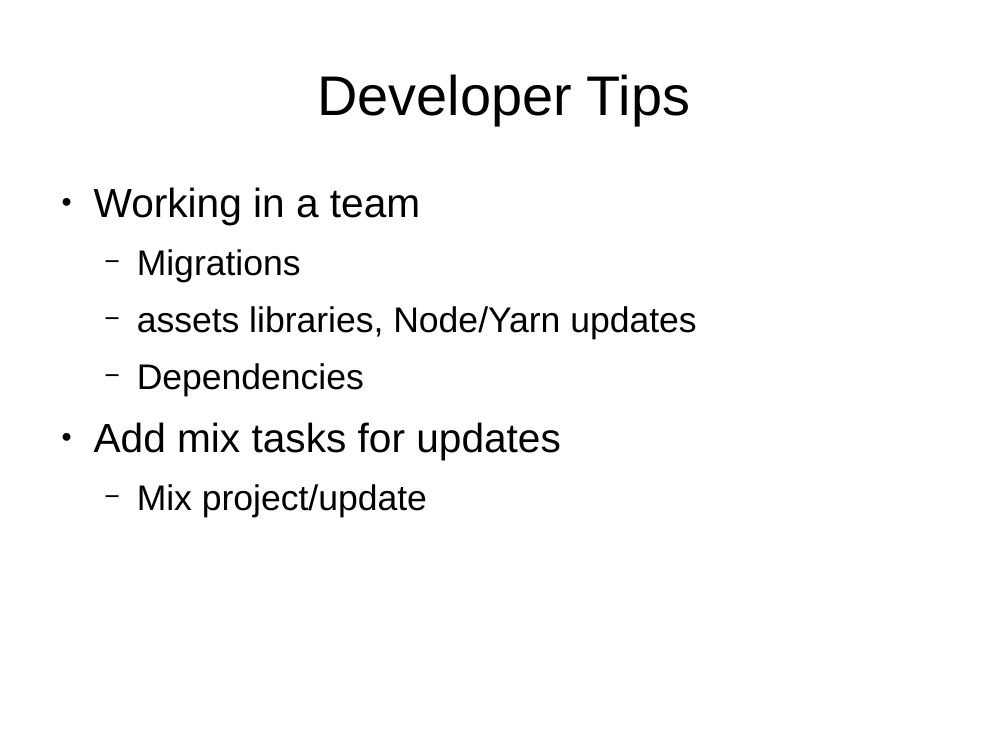
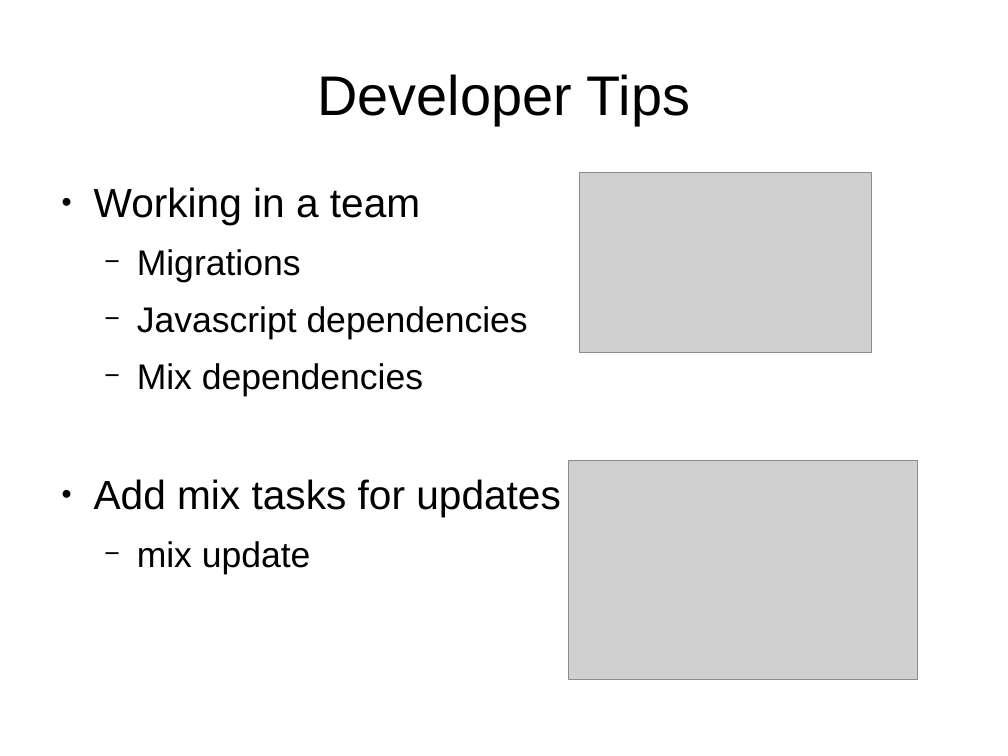
Before and after one commit to ramortegui/talks, a slide deck: slide 29 of odps/working_with_phoenix.odp (slide 24 before the commit). Drawn at 1008x756 pixels with LibreOffice and Linux fonts; fonts in the diff are those of the drawing; grey boxes stand for pictures. Boxes give left, top, right and bottom in pixels: in the first picture for what was removed or moved away, otherwise in the second. Text is boxed around its words. In the diff, an @@ line names an element or a change of style, - is before the commit and + after.

```diff
--- a/odps/working_with_phoenix.odp
+++ b/odps/working_with_phoenix.odp
@@ picture added at (x1=580, y1=173, x2=872, y2=353) @@
@@ text at (x1=137, y1=306, x2=528, y2=397): text changed @@
-  − assets libraries, Node/Yarn updates
-  − Dependencies
+  − Javascript dependencies
+  − Mix dependencies
@@ picture added at (x1=569, y1=461, x2=918, y2=680) @@
@@ text at (x1=137, y1=541, x2=311, y2=574): text changed @@
-  − Mix project/update
+  − mix update
```
Also in this commit, not shown: 27 other slides changed, 9 slides added, 10 other files.
